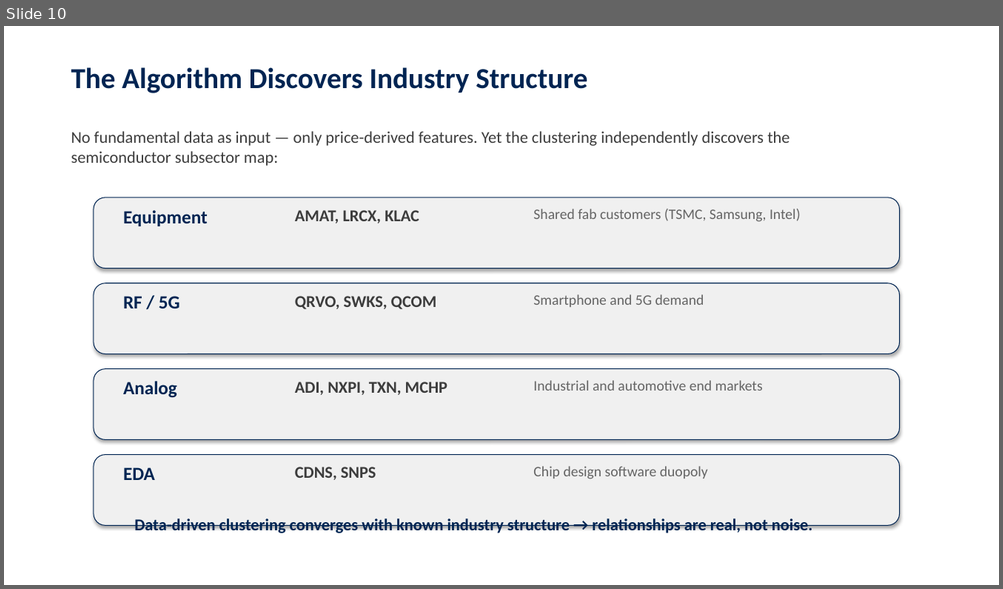
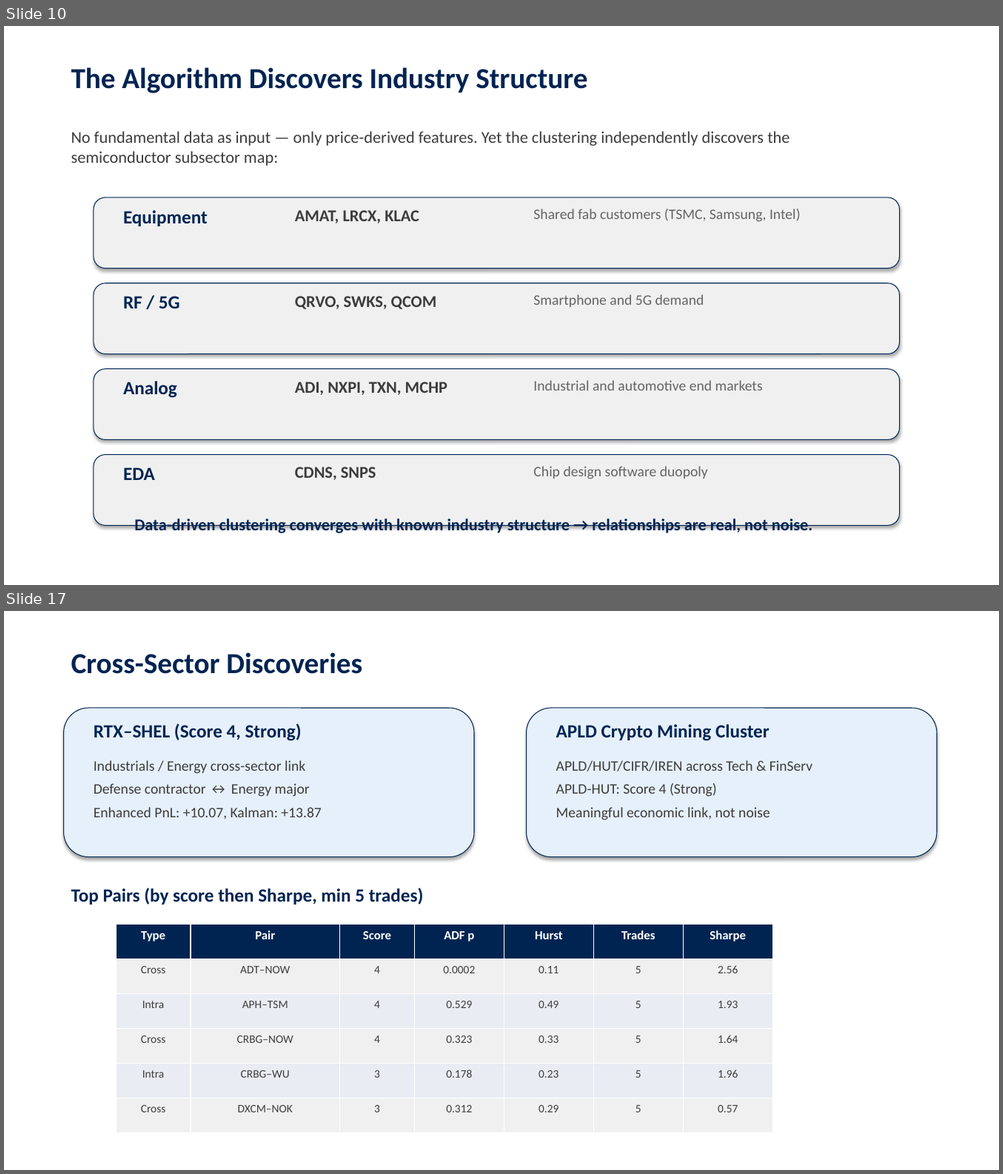
Before and after one commit to jcmcode/pairs-test, a slide deck: deliverables/presentation.pptx. Shown one above the other, each under a label of ours: slide 10 before the commit, slides 10 and 17 after it; the slides between them are not shown. The pictures are 1003x589 and 1003x1174 pixels, drawn with LibreOffice and Linux fonts; fonts in the diff are those of the drawing. Boxes give left, top, right and bottom in pixels: in the first picture for what was removed or moved away, otherwise in the second. Text is boxed around its words. In the diff, an @@ line names an element or a change of style, - is before the commit and + after.

```diff
--- a/deliverables/presentation.pptx
+++ b/deliverables/presentation.pptx
@@ slide 17 added at box(4, 611, 999, 1170), background #FFFFFF @@
@@ text added at box(71, 652, 362, 674), 28 pt, text #002452, bold @@
+Cross-Sector Discoveries
@@ rounded rectangle added at box(64, 708, 474, 857), fill #E6F0FA, outline #002452 0.75 pt @@
@@ rounded rectangle added at box(526, 708, 936, 857), fill #E6F0FA, outline #002452 0.75 pt @@
@@ text added at box(94, 723, 301, 741), 18 pt, text #002452, bold @@
+RTX–SHEL (Score 4, Strong)
@@ text added at box(556, 724, 769, 741), 18 pt, text #002452, bold @@
+APLD Crypto Mining Cluster
@@ text added at box(94, 760, 321, 819), 14 pt, text #3C3C3C @@
+Industrials / Energy cross-sector link
+Defense contractor ↔ Energy major
+Enhanced PnL: +10.07, Kalman: +13.87
@@ text added at box(556, 760, 812, 820), 14 pt, text #3C3C3C @@
+APLD/HUT/CIFR/IREN across Tech & FinServ
+APLD-HUT: Score 4 (Strong)
+Meaningful economic link, not noise
@@ text added at box(71, 888, 424, 905), 18 pt, text #002452, bold @@
+Top Pairs (by score then Sharpe, min 5 trades)
@@ table added at box(116, 924, 772, 1133), 6 rows, 7 columns @@
+Type | Pair | Score | ADF p | Hurst | Trades | Sharpe
+Cross | ADT–NOW | 4 | 0.0002 | 0.11 | 5 | 2.56
+Intra | APH–TSM | 4 | 0.529 | 0.49 | 5 | 1.93
+Cross | CRBG–NOW | 4 | 0.323 | 0.33 | 5 | 1.64
+Intra | CRBG–WU | 3 | 0.178 | 0.23 | 5 | 1.96
+Cross | DXCM–NOK | 3 | 0.312 | 0.29 | 5 | 0.57
```
Also in this commit, not shown: 6 slides changed, 14 other slides added, 10 slides removed, 3 other files.
